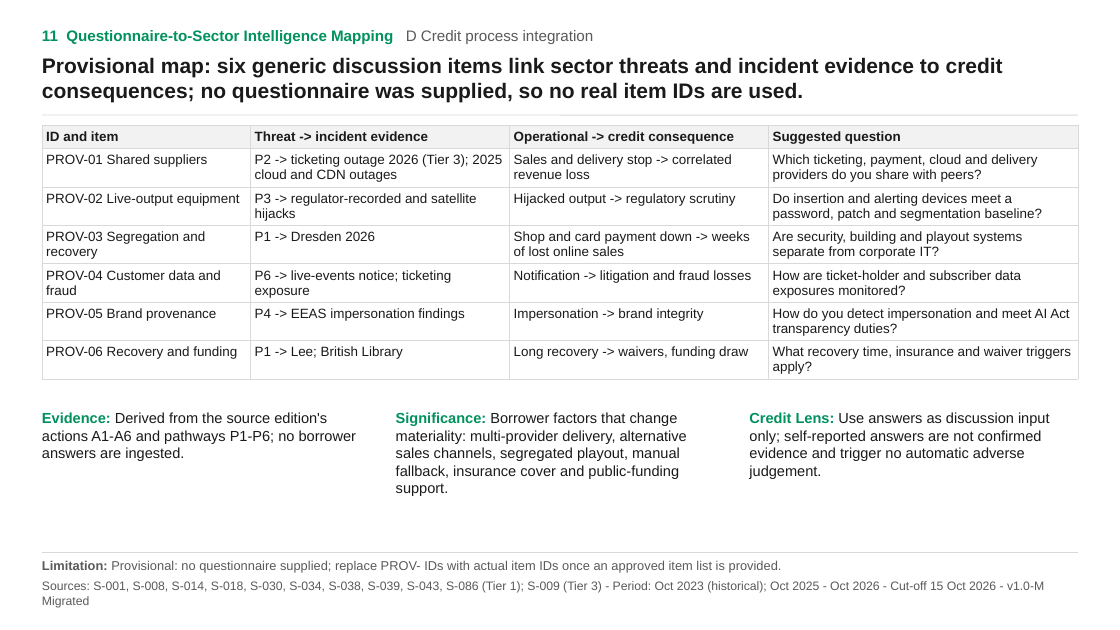
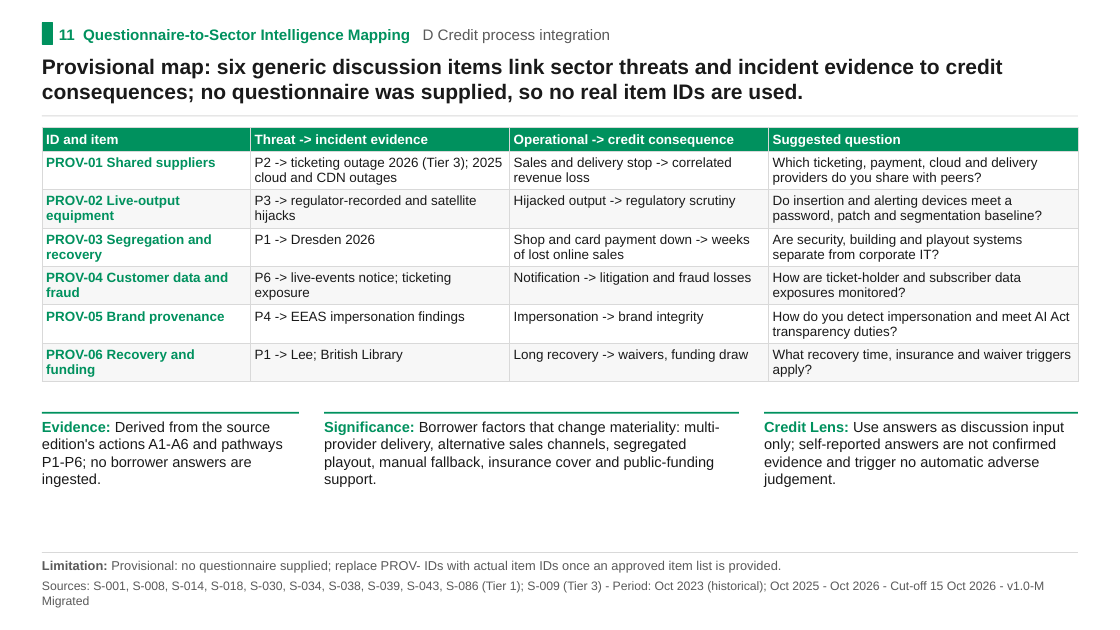
Before and after one commit to cybertiagovieira/cyber-risk-reports, a slide deck: slide 11 of media-and-cultural-services/2025-09_2026-10_migrated-credit12/Media & Cultural Services_credit_intelligence_briefing_migrated.pptx. Drawn at 1120x630 pixels with LibreOffice and Linux fonts; fonts in the diff are those of the drawing. Boxes give left, top, right and bottom in pixels: in the first picture for what was removed or moved away, otherwise in the second. Text is boxed around its words. In the diff, an @@ line names an element or a change of style, - is before the commit and + after.

```diff
--- a/media-and-cultural-services/2025-09_2026-10_migrated-credit12/Media & Cultural Services_credit_intelligence_briefing_migrated.pptx
+++ b/media-and-cultural-services/2025-09_2026-10_migrated-credit12/Media & Cultural Services_credit_intelligence_briefing_migrated.pptx
@@ rectangle added at (x1=42, y1=23, x2=52, y2=45), fill #00915E, outline #00915E 0.75 pt @@
@@ text "11 Questionnaire-to-Sector Intelligence Mapping D ..." moved from (x1=42, y1=30, x2=594, y2=45) to (x1=59, y1=29, x2=610, y2=44) @@
@@ table at (x1=42, y1=128, x2=1077, y2=381) @@
@@ fill #F2F2F2 to #00915E in row 1 @@
@@ fill none to #F7F7F7 in 12 cells @@
@@ text colour #1A1A1A to #FFFFFF in "ID and item", "Threat -> incident evidence", "Operational -> credit consequence", "Suggested question" @@
@@ text colour #1A1A1A to #00915E, bold on in "PROV-01 Shared suppliers", "PROV-02 Live-output equipment", "PROV-03 Segregation and recovery", "PROV-04 Customer data and fraud" and 2 more places @@
@@ text "Evidence: Derived from the source ..." rewrapped from (x1=42, y1=412, x2=356, y2=461) to (x1=42, y1=421, x2=283, y2=487) @@
@@ line added from (42, 413) to (299, 413), #00915E 1.5 pt @@
@@ text "Significance: Borrower factors that change ..." rewrapped from (x1=396, y1=412, x2=687, y2=496) to (x1=324, y1=421, x2=720, y2=487) @@
@@ line added from (324, 413) to (739, 413), #00915E 1.5 pt @@
@@ text "Credit Lens: Use answers as ..." moved from (x1=749, y1=412, x2=1050, y2=479) to (x1=764, y1=421, x2=1065, y2=487) @@
@@ line added from (765, 413) to (1078, 413), #00915E 1.5 pt @@
```
Also in this commit, not shown: 11 other slides changed, 4 other files.
